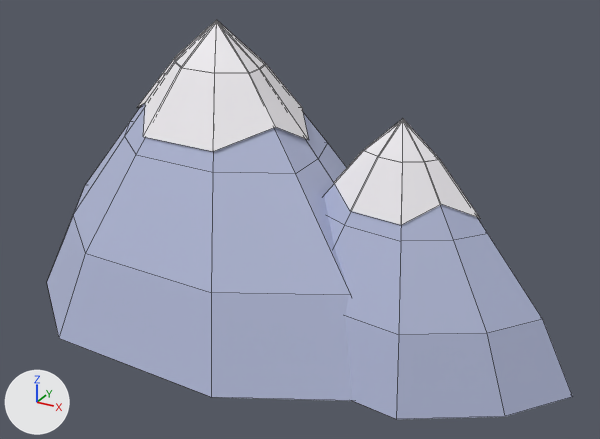
Two versions of the FBX model Assets/Art/Models/Environment/Mountains/Mountain_Back_02.fbx, one commit apart.
Rendered twice from a camera (50 mm lens) standing at (53.6, -78.0, 51.2) and looking at (10.2, 0.8, 11.7). The axes (+X, +Y, +Z) are drawn at lower left. The lights are the same throughout. The picture after the commit comes second. Mesh edges are drawn as thin lines. Where no turn or scale is listed for an object, it has been applied to the vertices.

The older version as bpy lines, for what is in view:
```python
me_mountain_back_02 = bpy.data.meshes.new('Mountain_Back_02')
me_mountain_back_02.from_pydata(...)  # 112 vertices, 108 faces; spans x -32.2..43.4, y -17.7..18.8, z -2.0..34.2
# faces by material slot: [72, 36]
me_mountain_back_02.materials.append(mat_m_env_mountain)  # blue #b4bbda
me_mountain_back_02.materials.append(mat_m_env_snow)  # white #f4f1f6
ob_mountain_back_02 = bpy.data.objects.new('Mountain_Back_02', me_mountain_back_02)
ob_mountain_back_02.location = (0.0, 0.0, 0.0)
```
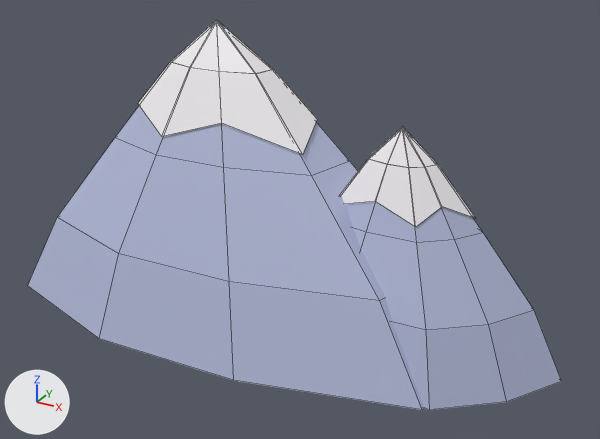
Scene script edits in JSON lines:
```json
{"block": "me_mountain_back_02", "where": "# used by ob_mountain_back_02; location = (0.0, 0.0, 0.0)"}
{"op": "remove", "block": "me_mountain_back_02", "code": "me_mountain_back_02.from_pydata(...)  # 112 vertices, 108 faces; spans x -32.2..43.4, y -17.7..18.8, z -2.0..34.2"}
{"op": "add", "block": "me_mountain_back_02", "code": "me_mountain_back_02.from_pydata(...)  # 112 vertices, 108 faces; spans x -26.3..41.8, y -14.5..16.9, z -2.0..34.2"}
{"block": "me_mountain_back_02", "change": "me_mountain_back_02 part 1: 110 of 112 vertices moved; they spanned x -32.2..43.4, y -17.7..18.8, z -2.0..29.2 and now span x -26.3..41.8, y -14.5..16.9, z -2.0..29.2; mean shift (0.3, 0.2, -0.2); largest move (26.3, -9.5, -2.0) -> (-26.3, -8.9, -2.0)"}
{"block": "me_mountain_back_02", "change": "me_mountain_back_02 part 2: its shading normals changed"}
```

Where the change shows, as pixel boxes (x1, y1, x2, y2) in the pictures (600 x 439 px; the box of a moved part takes in the faces that stretch with it):
```json
{"object": "Mountain_Back_02", "change": "reshaped", "before": [47, 20, 573, 419], "after": [28, 20, 562, 410]}
{"part": 1, "of": "me_mountain_back_02", "change": "moved or reshaped", "before": [47, 21, 573, 419], "after": [28, 21, 562, 410]}
```
